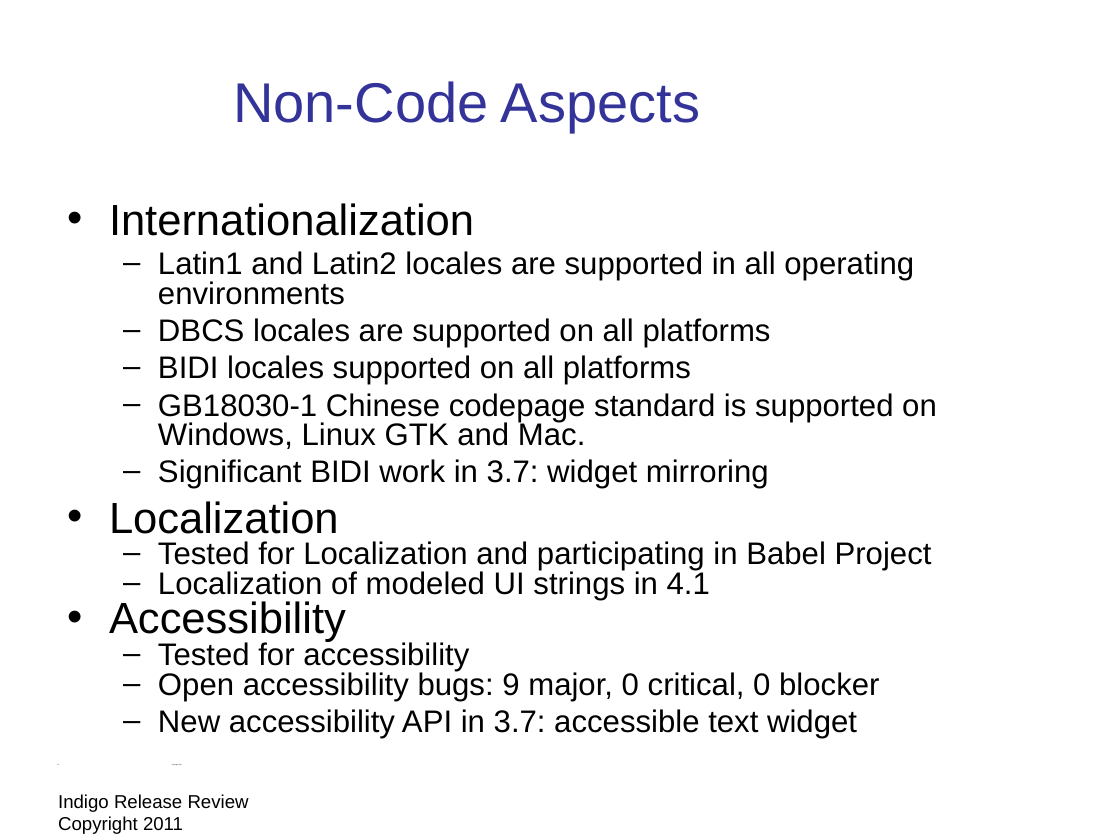
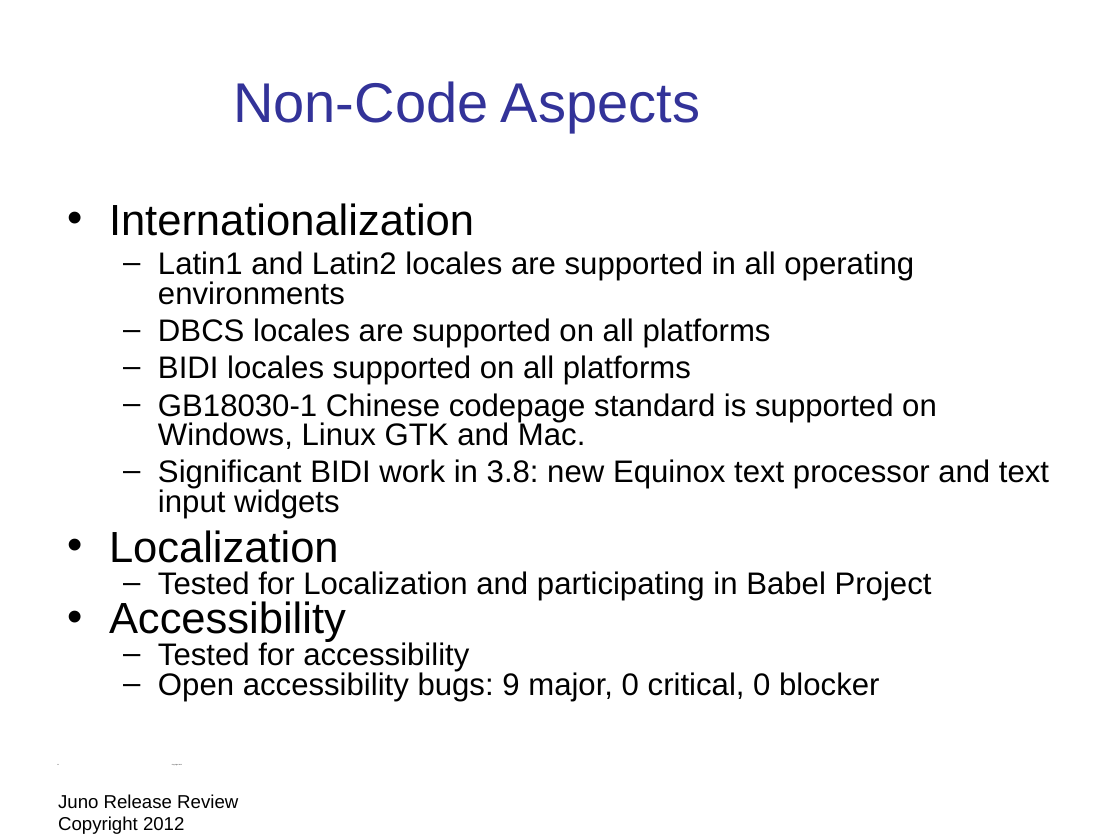
Before and after one commit to eclipse-platform/www.eclipse.org-eclipse-news, a slide deck: slide 11 of presentation/Juno-release-review/eclipse-juno-release-review.odp. Drawn at 1120x840 pixels with LibreOffice and Linux fonts; fonts in the diff are those of the drawing; background and template pictures are left out. Boxes give left, top, right and bottom in pixels: in the first picture for what was removed or moved away, otherwise in the second. Text is boxed around its words. In the diff, an @@ line names an element or a change of style, - is before the commit and + after.

Commit message:
juno release review material work in progress

```diff
--- a/presentation/Juno-release-review/eclipse-juno-release-review.odp
+++ b/presentation/Juno-release-review/eclipse-juno-release-review.odp
@@ text at (x1=158, y1=459, x2=1049, y2=518): text changed @@
-  – Significant BIDI work in 3.7: widget mirroring
+  – Significant BIDI work in 3.8: new Equinox text processor and text input widgets
@@ text at (x1=158, y1=569, x2=710, y2=600): paragraph removed @@
-  – Localization of modeled UI strings in 4.1
@@ text at (x1=158, y1=709, x2=857, y2=738): paragraph removed @@
-  – New accessibility API in 3.7: accessible text widget
@@ text at (x1=58, y1=794, x2=238, y2=834): text changed @@
-Indigo Release Review Copyright 2011
+Juno Release Review Copyright 2012
```
Also in this commit, not shown: 23 other slides changed, 4 slides added, 4 slides removed, 4 other files.
